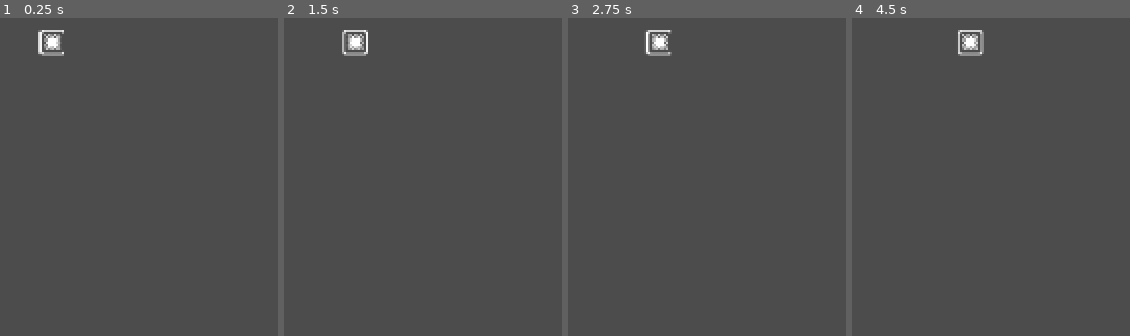
Above: before the commit, frames 1-4 (left to right).
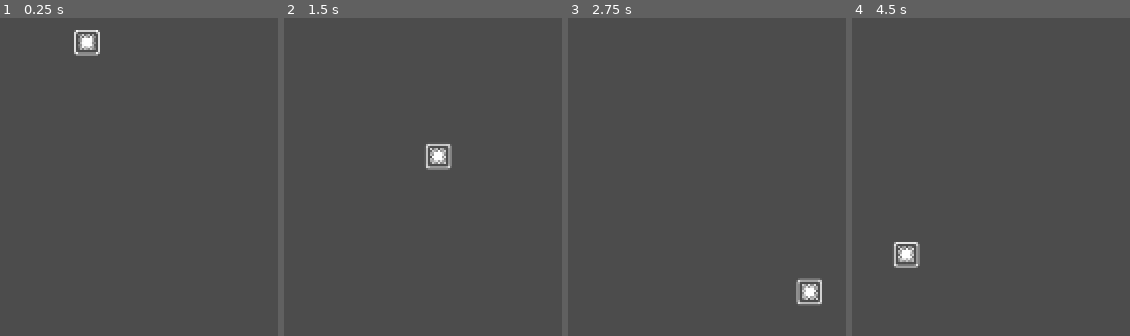
Above: after the commit, the same moments.

Repository: MetRiko/TK-Jam-2022
Game: Godot game, scene res://Scenes/Root.tscn
Two runs of this game, one before a commit and one after it. Both use one fixed random seed, a clock stepped at 60 frames per second and the inputs below.
Inputs:
- Up to frame 1 (0.25 s): no input
- Up to frame 2 (1.5 s): hold Right (ui_right) 0.53-1.28 s; hold Left (ui_left) from 1.28 s (still down)
- Up to frame 3 (2.75 s): tap Enter at 2 s; release Left (ui_left) at 2.03 s; hold Right (ui_right) from 2.03 s (still down)
- Up to frame 4 (4.5 s): release Right (ui_right) at 3.53 s; hold Left (ui_left) from 3.53 s (still down)

The runs differ from the first frame. In frame 1, 1.1% of the frame differs, in the area x 13-36%, y 3-12%; in frame 2, 1.2%, in the area x 20-61%, y 3-48%; in frame 3, 1.1%; in frame 4, 1.2%.

Commit message:
rotating movement added

Diff:
--- a/Scenes/SnakeHead.gd
+++ b/Scenes/SnakeHead.gd
@@ -2,7 +2,7 @@
 
 
 var direction: Vector2 = Vector2.RIGHT
-var velocity: Vector2 = Vector2(10.0, 0.0)
+var velocity: int = 100
 
 # Called when the node enters the scene tree for the first time.
 func _ready():
@@ -11,20 +11,18 @@
 
 func _process(delta):
 	update_direction_by_input()
-	var velocity_calc: Vector2 = get_linear_velocity()
-	velocity = move_and_slide(velocity_calc, Vector2.UP)
+	var velocity_vec: Vector2 = get_linear_velocity()
+	velocity_vec = move_and_slide(velocity_vec, Vector2.UP)
 
 
 func update_direction_by_input():
 	if Input.is_action_pressed("ui_right"):
-		direction.rotated(deg2rad(20))
-		print(direction)
+		direction = direction.rotated(deg2rad(3))
 	if Input.is_action_pressed("ui_left"):
-		direction.rotated(deg2rad(-20))
-		print(direction)
+		direction = direction.rotated(deg2rad(-3))
 
 func get_linear_velocity():
 	var linear_velocity: Vector2
-	linear_velocity.x = direction.x * velocity.x
-	linear_velocity.y = direction.y * velocity.y
+	linear_velocity.x = direction.x * velocity
+	linear_velocity.y = direction.y * velocity
 	return linear_velocity
